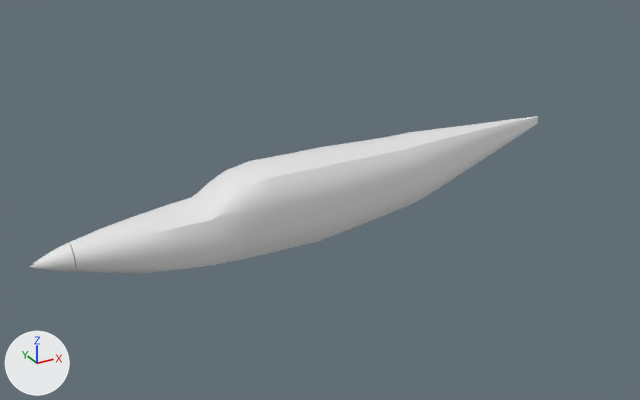
Renders of the Blender file Models/tbm-900.blend from each side of a commit.
The view is the same before and after, from a 50 mm camera at (-7.26, -13.59, 6.36) aimed at (0.01, -0.37, -0.25). Lighting does not change. The marker at lower left points along +X, +Y and +Z.

The older version as bpy lines, for what is in view:
```python
me_plane_008 = bpy.data.meshes.new('Plane.008')
me_plane_008.from_pydata(...)  # 319 vertices, 313 faces; spans x -9.42..0.62, y -0.68..0.68, z -1.31..0.3
me_plane_008.polygons.foreach_set('use_smooth', [True] * 313)
me_plane_011 = bpy.data.meshes.new('Plane.011')
me_plane_011.from_pydata(...)  # 101 vertices, 101 faces; spans x -0.7..0.1, y -0.25..0.25, z -0.25..0.25
me_plane_011.polygons.foreach_set('use_smooth', [True] * 101)
ob_fuselage = bpy.data.objects.new('Fuselage', me_plane_008)
ob_fuselage.location = (4.89, 0.0, 0.23)
ob_propellerspinner = bpy.data.objects.new('PropellerSpinner', me_plane_011)
ob_propellerspinner.location = (-4.53, 0.0, -0.47)
ob_propellerspinner.rotation_euler = (0.0, -0.0349, -0.0349)  # degrees (0, -2, -2)
```
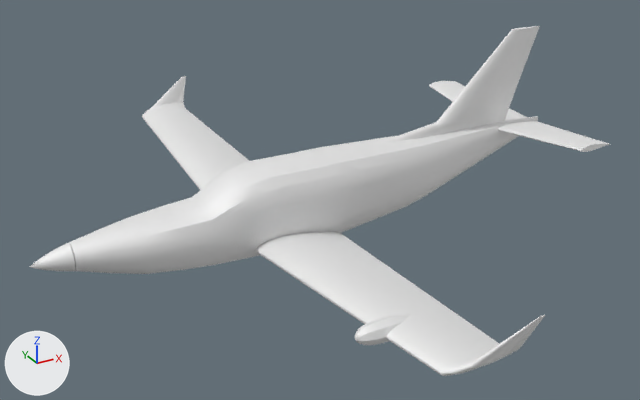
The newer file is also turned or shifted as a whole; pictures and numbers use the older file's frame.

What differs and where, as boxes (x1, y1, x2, y2) in the pictures (640 x 400 px):
'Wings', added
    after: (142, 76, 545, 376)
'VStab', added
    after: (382, 26, 540, 142)
'HStab', added
    after: (429, 81, 609, 152)
'Pod', added
    after: (355, 315, 411, 345)

Edits to the bpy script that builds the scene:
```text
Add mat_material:
    mat_material = principled_material('Material')
    mat_material.base_color = (1.0, 1.0, 1.0)  # white #ffffff
    mat_material.metallic = 0.5
    mat_material.roughness = 0.7
    mat_material.specular_ior_level = 0.0
Add me_shape_indexedfaceset_005:
    me_shape_indexedfaceset_005.from_pydata(...)  # 398 vertices, 321 faces; spans x 31.2..34.8, y -8.0..8.0, z 2.5..3.8
    me_shape_indexedfaceset_005.polygons.foreach_set('use_smooth', [True] * 321)
    me_shape_indexedfaceset_005.materials.append(mat_material)  # white #ffffff
Add me_shape_indexedfaceset_004:
    me_shape_indexedfaceset_004.from_pydata(...)  # 138 vertices, 144 faces; spans x 11.4..15.4, y -15.57..-14.43, z -0.17..0.97
    me_shape_indexedfaceset_004.polygons.foreach_set('use_smooth', [True] * 144)
    me_shape_indexedfaceset_004.materials.append(mat_material)  # white #ffffff
Add me_shape_indexedfaceset_003:
    me_shape_indexedfaceset_003.from_pydata(...)  # 810 vertices, 682 faces; spans x 12.4..18.4, y -20.9..20.9, z -1.7..3.1
    me_shape_indexedfaceset_003.polygons.foreach_set('use_smooth', [True] * 682)
    me_shape_indexedfaceset_003.materials.append(mat_material)  # white #ffffff
Add me_shape_indexedfaceset_001:
    me_shape_indexedfaceset_001.from_pydata(...)  # 231 vertices, 192 faces; spans x 19.0..34.6, y -0.4..0.4, z 2.8..9.4
    me_shape_indexedfaceset_001.polygons.foreach_set('use_smooth', [True] * 192)
    me_shape_indexedfaceset_001.materials.append(mat_material)  # white #ffffff
Add ob_hstab:
    ob_hstab = bpy.data.objects.new('HStab', me_shape_indexedfaceset_005)
    ob_hstab.location = (-5.22, 0.0, -0.49)
    ob_hstab.scale = (0.305, 0.305, 0.305)
Add ob_pod:
    ob_pod = bpy.data.objects.new('Pod', me_shape_indexedfaceset_004)
    ob_pod.location = (-5.22, 0.0, -0.49)
    ob_pod.scale = (0.305, 0.305, 0.305)
Add ob_wings:
    ob_wings = bpy.data.objects.new('Wings', me_shape_indexedfaceset_003)
    ob_wings.location = (-5.22, 0.0, -0.49)
    ob_wings.scale = (0.305, 0.305, 0.305)
Add ob_vstab:
    ob_vstab = bpy.data.objects.new('VStab', me_shape_indexedfaceset_001)
    ob_vstab.location = (-5.22, 0.0, -0.49)
    ob_vstab.scale = (0.305, 0.305, 0.305)
```
